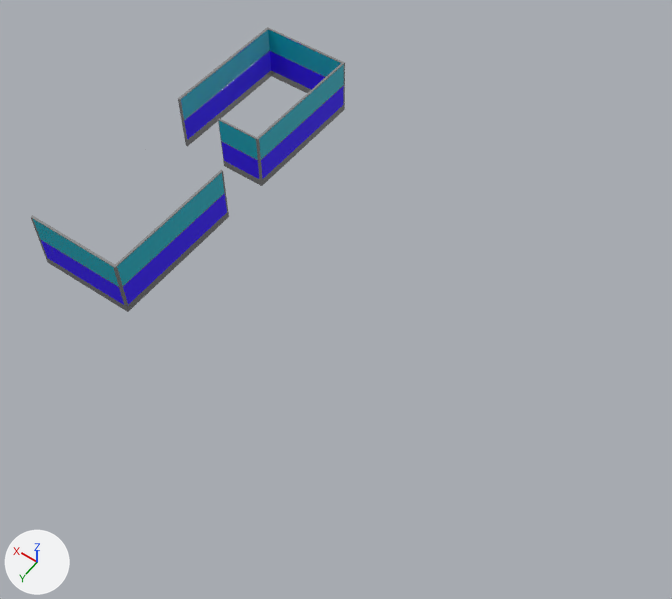
Before and after pictures for a commit that changed the Blender file My project/Assets/MODELO/4TO PISO/Cubiculos.blend.
Rendered twice from a 50 mm camera at (-24.36, 18.67, 10.97) aimed at (-19.4, 11.73, 0.06). The lights are fixed; the arrows at lower left show +X, +Y and +Z.

The scene before the commit, as lines of its bpy script (objects in view):
```python
me_cube = bpy.data.meshes.new('Cube')
me_cube.from_pydata(...)  # 190 vertices, 144 faces, 4 loose edges; spans x -0.78..0.9, y -1.1..1.27, z -0.43..0.59
# faces by material slot: [135, 5, 4]
me_cube.materials.append(mat_plateado)  # light grey #c5c5c5
me_cube.materials.append(mat_baldosa_clarita)  # cyan #00aec2
me_cube.materials.append(mat_logo_foundever)  # blue #3300ff
me_cube_001 = bpy.data.meshes.new('Cube.001')
me_cube_001.from_pydata(...)  # 262 vertices, 259 faces, 4 loose edges; spans x -17.01..-15.33, y 8.11..10.47, z 0.0..1.02
# faces by material slot: [243, 8, 8]
me_cube_001.materials.append(mat_plateado)  # light grey #c5c5c5
me_cube_001.materials.append(mat_baldosa_clarita)  # cyan #00aec2
me_cube_001.materials.append(mat_logo_foundever)  # blue #3300ff
ob_cube_001 = bpy.data.objects.new('Cube.001', me_cube_001)
ob_cube_001.location = (0.0, 0.0, 0.0)
ob_cubiculo = bpy.data.objects.new('CUBICULO', me_cube)
ob_cubiculo.location = (-16.23, 12.41, 0.43)
```
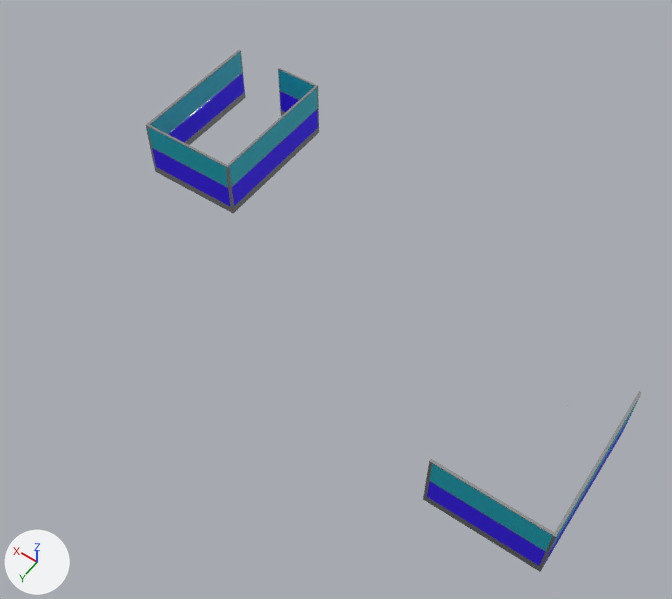
Commit message: se arreglaron los cubiculos
se agregaron los cubiculos en oficina it

Boxes (x1, y1, x2, y2) around the edits, measured in the pictures (672 x 599 px):
'Cube.001', moved, rescaled
    before: (178, 27, 345, 186)
    after: (146, 50, 319, 213)
'CUBICULO', moved
    before: (31, 170, 229, 312)
    after: (423, 391, 642, 572)

What the commit changed:
me_cube_001 has 262 vertices, 259 faces, 4 loose edges and spans x -17.01..-15.33, y 8.11..10.47, z 0.0..1.02.
me_cube_001 is used by ob_cube_001; location (0.0, 0.0, 0.0).
me_cube_001 part 1: the whole mesh is moved by (16.12, -9.67, -0.48).
Object 'CUBICULO' (ob_cubiculo) moves from (-16.23, 12.41, 0.43) to (-23.05, 12.41, 0.43).
Object 'Cube.001' (ob_cube_001) moves from (0.0, 0.0, 0.0) to (-16.12, 9.67, 0.48).
Object 'Cube.001' (ob_cube_001) is rescaled from (1.0, 1.0, 1.0) to (1.0, -1.0, 1.0).
